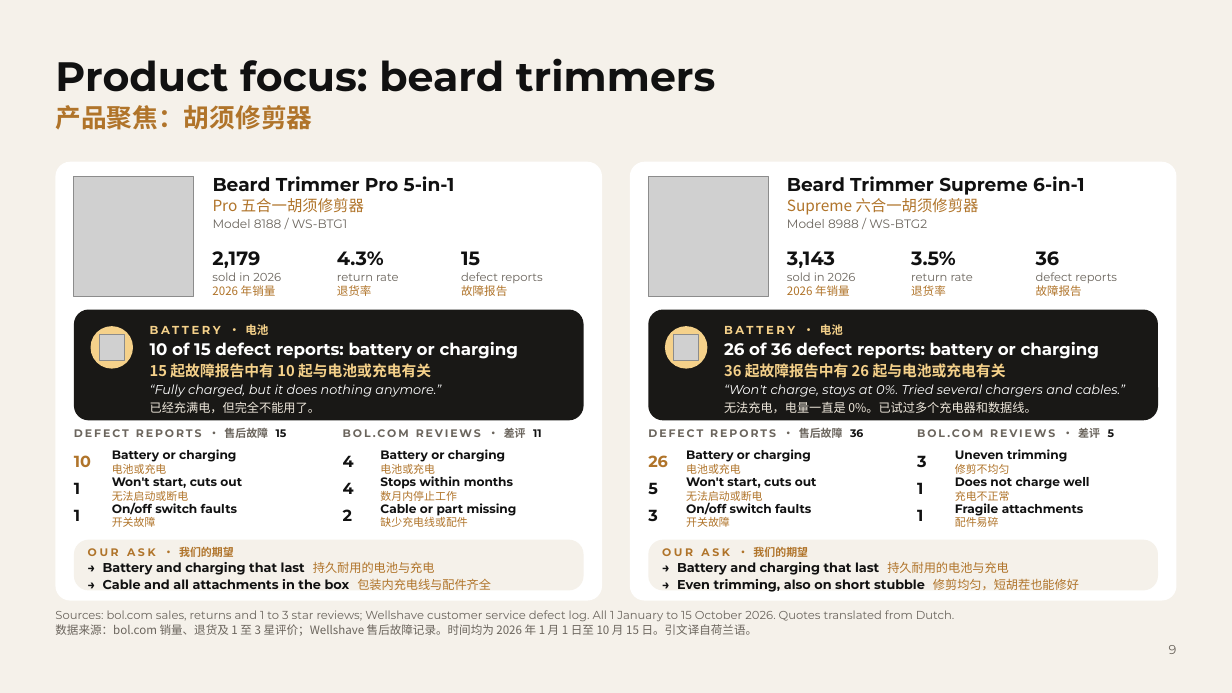
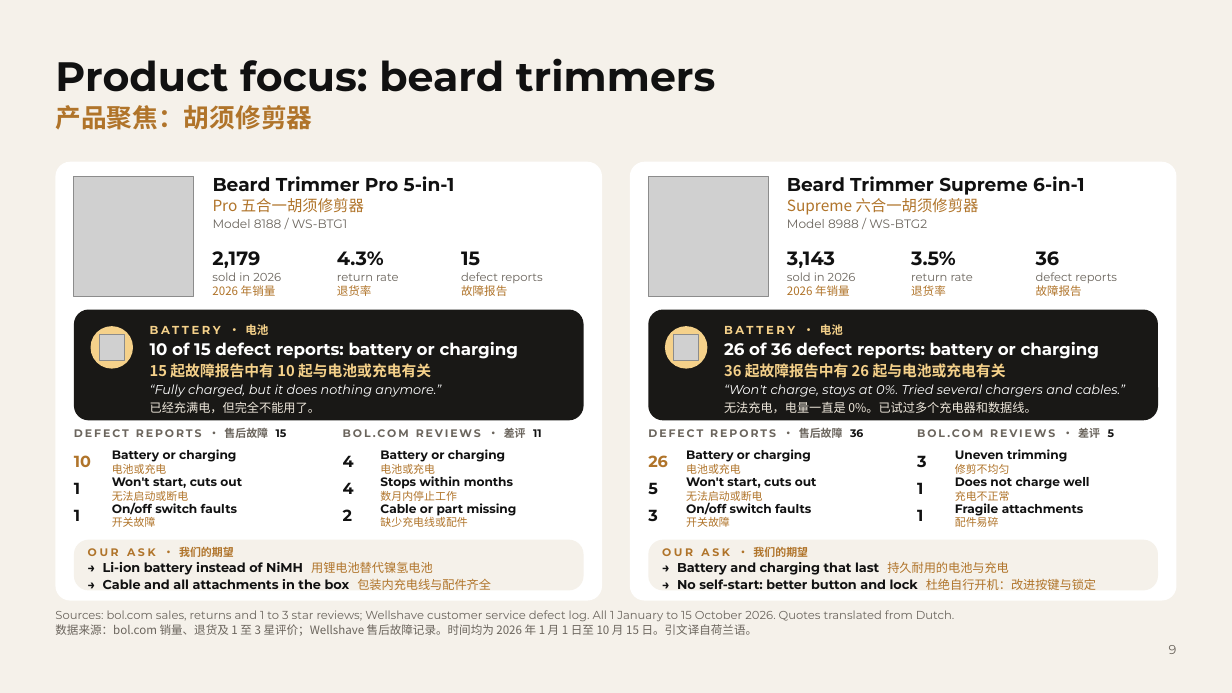
Before and after one commit to Wellshave/design, a slide deck: slide 9 of presentaties/fabrieksbezoek-china-2026/uitvoer/Wellshave_Factory_Visit_GlobalBestWay-Fanke.pptx. Drawn at 1232x693 pixels with LibreOffice and Linux fonts; fonts in the diff are those of the drawing; grey boxes stand for pictures; background and template pictures are left out. Boxes give left, top, right and bottom in pixels: in the first picture for what was removed or moved away, otherwise in the second. Text is boxed around its words. In the diff, an @@ line names an element or a change of style, - is before the commit and + after.

```diff
--- a/presentaties/fabrieksbezoek-china-2026/uitvoer/Wellshave_Factory_Visit_GlobalBestWay-Fanke.pptx
+++ b/presentaties/fabrieksbezoek-china-2026/uitvoer/Wellshave_Factory_Visit_GlobalBestWay-Fanke.pptx
@@ text at (103, 562, 433, 575): text changed @@
-→ Battery and charging that last 持久耐用的电池与充电
+→ Li-ion battery instead of NiMH 用锂电池替代镍氢电池
@@ text at (677, 579, 1096, 590): text changed @@
-→ Even trimming, also on short stubble 修剪均匀，短胡茬也能修好
+→ No self-start: better button and lock 杜绝自行开机：改进按键与锁定
```
Also in this commit, not shown: 5 other slides changed, 3 slides added, 6 other files.
